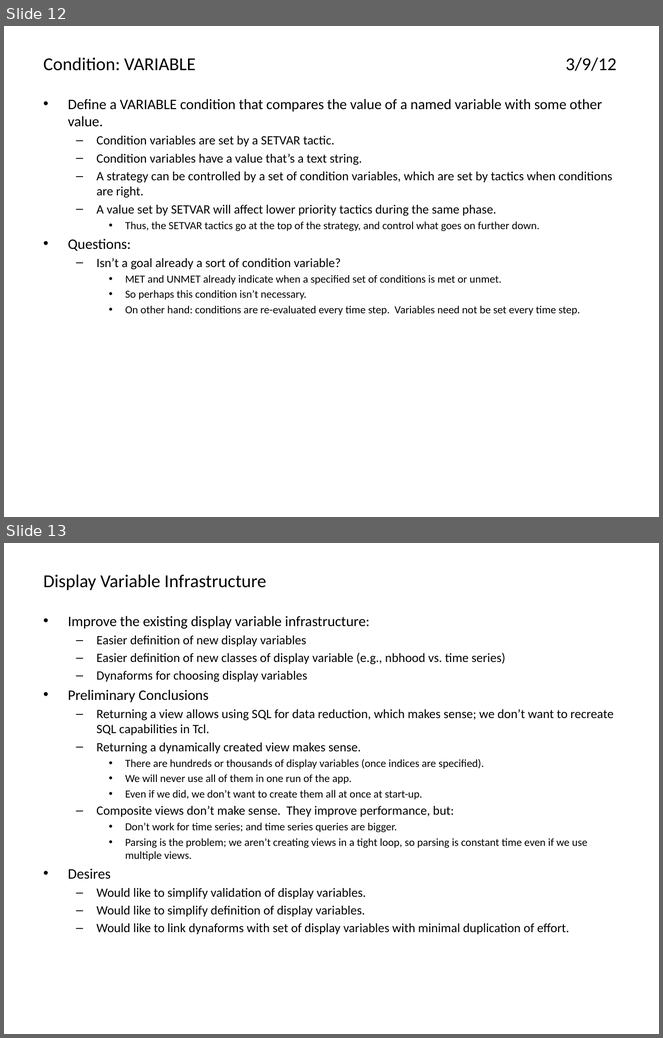
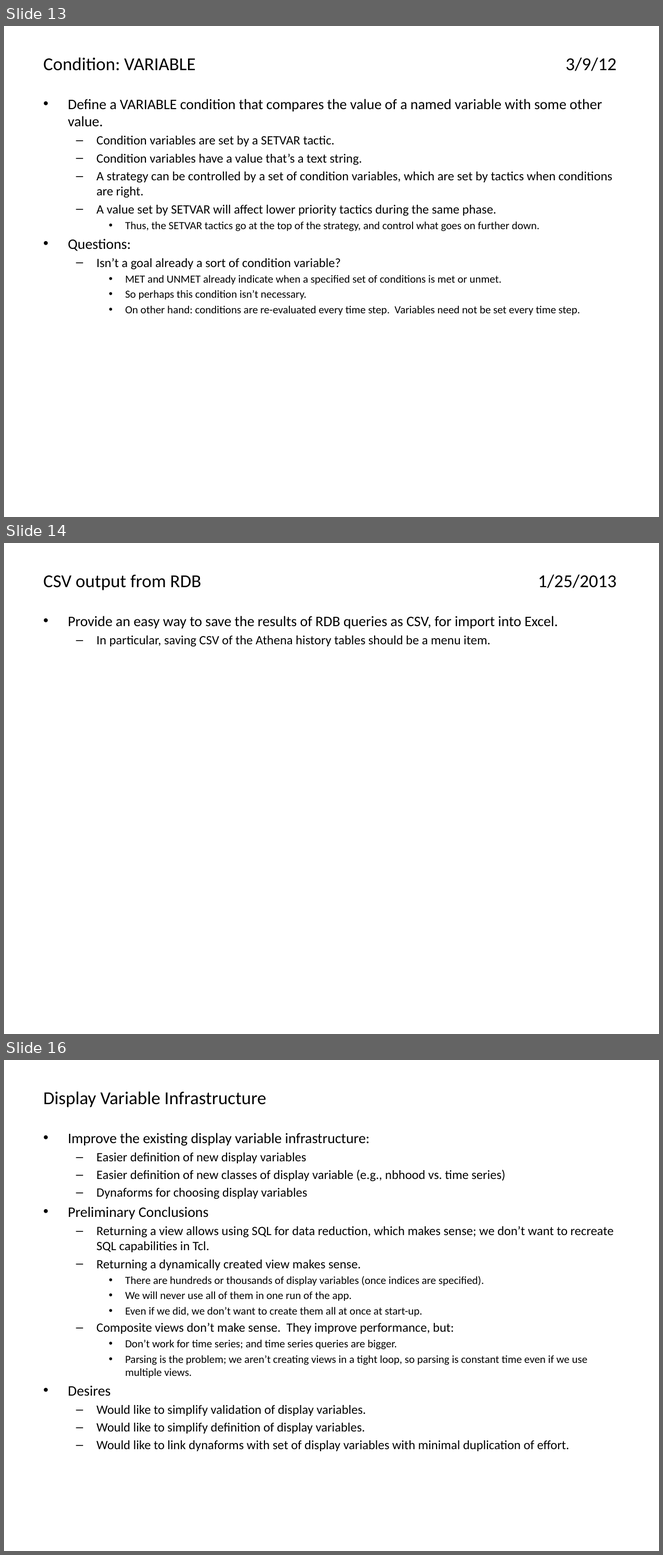
Before and after one commit to AthenaModel/athena-legacy, a slide deck: docs/dev/ideas.pptx. Shown one above the other, each under a label of ours: slides 12 and 13 before the commit, slides 13, 14 and 16 after it; the slides between them are not shown. The pictures are 663x1038 and 663x1555 pixels, drawn with LibreOffice and Linux fonts; fonts in the diff are those of the drawing. Boxes give left, top, right and bottom in pixels: in the first picture for what was removed or moved away, otherwise in the second. Text is boxed around its words. In the diff, an @@ line names an element or a change of style, - is before the commit and + after.

```diff
--- a/docs/dev/ideas.pptx
+++ b/docs/dev/ideas.pptx
@@ slide 14 added at box(4, 543, 659, 1034), background #FFFFFF @@
@@ title added at box(44, 574, 617, 590), 20 pt, text #000000 @@
+CSV output from RDB 1/25/2013
@@ text added at box(68, 616, 558, 647), 16 pt, text #000000 @@
+• Provide an easy way to save the results of RDB queries as CSV, for import into Excel.
+  – In particular, saving CSV of the Athena history tables should be a menu item.
@@ what was slide 12 is now slide 13 @@
@@ what was slide 13 is now slide 16 @@
```
Also in this commit, not shown: 3 slides changed, 7 other slides added, 2 slides removed.
